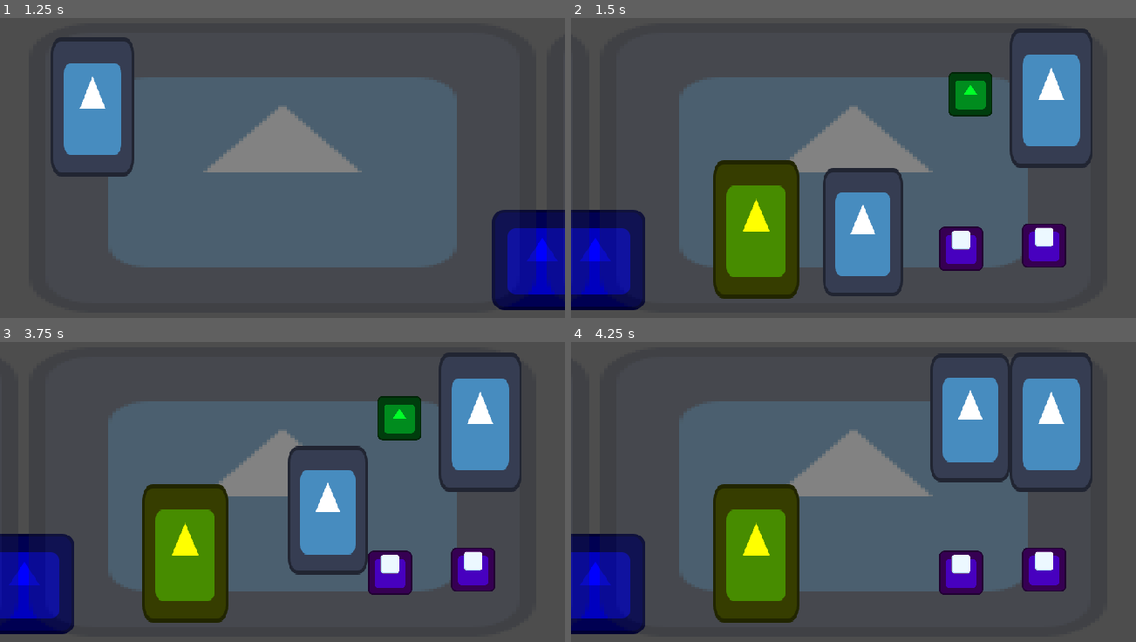
Above: before the commit, frames 1-4 (two rows, left to right).
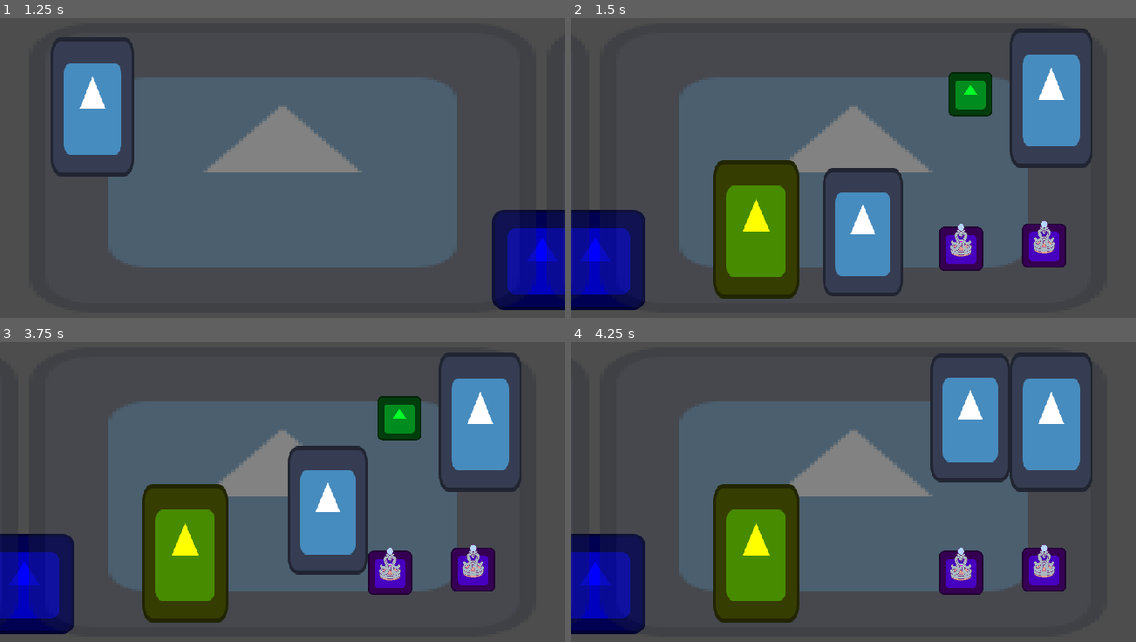
Above: after the commit, the same moments.

Repository: luankaike-code/felpo-jam-2026
Game: Godot game, scene res://scenes/screens/root_game.tscn
The game is run twice, just before and just after one commit, with the same random seed, the same clock (stepped at 60 frames per second) and the same inputs. The engine's default icon, where the game draws it, is replaced by a stand-in: a white triangle on a blue panel in a dark square.
Inputs (mouse positions are in pixels of both pictures, inside the frame that each line leads up to):
- Up to frame 1 (1.25 s): click (84, 156) at 0.52 s
- Up to frame 2 (1.5 s): tap Enter (ui_accept) at 1.25 s; move the mouse to (977, 141) at 1.27 s; hold Right (ui_right) from 1.28 s (still down); click (977, 141) at 1.42 s
- Up to frame 3 (3.75 s): tap Enter (ui_accept) at 1.52, 2.75, 3.5 s; release Right (ui_right) at 2 s; drag from (169, 519) to (542, 585) at 2.02 s; move the mouse to (339, 369) at 2.77 s; hold Right (ui_right) 2.78-3.5 s; drag from (293, 555) to (401, 417) at 3.52 s
- Up to frame 4 (4.25 s): no input

Frame 1 is identical in both runs. In frame 2, 0.6% of the frame differs, in the area x 67-86%, y 67-80%; in frame 3, 0.6%; in frame 4, 0.6%.

Commit message:
Update stamp

Diff:
--- a/felpojam-2026-game-code/scenes/HUD/config_field.tscn
+++ b/felpojam-2026-game-code/scenes/HUD/config_field.tscn
@@ -1,6 +1,7 @@
 [gd_scene format=3 uid="uid://8duy5yc6rwku"]
 
 [ext_resource type="Script" uid="uid://dewqg3lvg5y7s" path="res://scripts/HUD/config_field.gd" id="1_c6nmi"]
+[ext_resource type="LabelSettings" uid="uid://ckpsmscigpqim" path="res://styles/label.tres" id="2_ja441"]
 
 [sub_resource type="StyleBoxLine" id="StyleBoxLine_c6nmi"]
 content_margin_left = 0.0
@@ -24,7 +25,7 @@
 [node name="Label" type="Label" parent="." unique_id=806196624]
 custom_minimum_size = Vector2(200, 0)
 layout_mode = 2
-text = "Nome do Campo"
+label_settings = ExtResource("2_ja441")
 
 [node name="OptionButton2" type="VSeparator" parent="." unique_id=732974346]
 layout_mode = 2
--- a/felpojam-2026-game-code/scenes/HUD/sections/config/section_control_config.tscn
+++ b/felpojam-2026-game-code/scenes/HUD/sections/config/section_control_config.tscn
@@ -12,7 +12,7 @@
 
 [node name="HBoxContainer" parent="MarginContainer/VBoxContainer" parent_id_path=PackedInt32Array(1628588) index="1" unique_id=502982208 instance=ExtResource("2_tbxjl")]
 layout_mode = 2
-label_text = "Modo de arraste"
+label_text = "Modo de arrastes"
 
 [node name="OptionButton" type="OptionButton" parent="MarginContainer/VBoxContainer/HBoxContainer" index="2" unique_id=323097605]
 custom_minimum_size = Vector2(200, 0)
--- a/felpojam-2026-game-code/scenes/HUD/sections/config/section_sound_config.tscn
+++ b/felpojam-2026-game-code/scenes/HUD/sections/config/section_sound_config.tscn
@@ -10,26 +10,18 @@
 [node name="Label" parent="." index="0" unique_id=130990419]
 text = "Sons"
 
-[node name="Label" type="Label" parent="MarginContainer/VBoxContainer" parent_id_path=PackedInt32Array(1628588) index="1" unique_id=1153364865]
-layout_mode = 2
-text = "Volumes"
-
-[node name="MarginContainer" type="MarginContainer" parent="MarginContainer/VBoxContainer" parent_id_path=PackedInt32Array(1628588) index="2" unique_id=736083072]
-layout_mode = 2
-theme_override_constants/margin_left = 40
-
-[node name="VBoxContainer" type="VBoxContainer" parent="MarginContainer/VBoxContainer/MarginContainer" index="0" unique_id=422665061]
+[node name="VBoxContainer" type="VBoxContainer" parent="MarginContainer/VBoxContainer" parent_id_path=PackedInt32Array(1628588) index="1" unique_id=422665061]
 layout_mode = 2
 
-[node name="HBoxContainer" parent="MarginContainer/VBoxContainer/MarginContainer/VBoxContainer" index="0" unique_id=502982208 instance=ExtResource("2_qtf1h")]
+[node name="HBoxContainer" parent="MarginContainer/VBoxContainer/VBoxContainer" index="0" unique_id=502982208 instance=ExtResource("2_qtf1h")]
 layout_mode = 2
 label_text = "Ambiente"
 
-[node name="Control" type="Control" parent="MarginContainer/VBoxContainer/MarginContainer/VBoxContainer/HBoxContainer" index="2" unique_id=1063266665]
+[node name="Control" type="Control" parent="MarginContainer/VBoxContainer/VBoxContainer/HBoxContainer" index="2" unique_id=1063266665]
 custom_minimum_size = Vector2(240, 0)
 layout_mode = 2
 
-[node name="Ambient" type="HSlider" parent="MarginContainer/VBoxContainer/MarginContainer/VBoxContainer/HBoxContainer/Control" index="0" unique_id=1980387941]
+[node name="Ambient" type="HSlider" parent="MarginContainer/VBoxContainer/VBoxContainer/HBoxContainer/Control" index="0" unique_id=1980387941]
 layout_mode = 1
 anchors_preset = 15
 anchor_right = 1.0
@@ -41,15 +33,15 @@
 max_value = 2.0
 step = 0.1
 
-[node name="HBoxContainer2" parent="MarginContainer/VBoxContainer/MarginContainer/VBoxContainer" index="1" unique_id=433170829 instance=ExtResource("2_qtf1h")]
+[node name="HBoxContainer2" parent="MarginContainer/VBoxContainer/VBoxContainer" index="1" unique_id=433170829 instance=ExtResource("2_qtf1h")]
 layout_mode = 2
 label_text = "Efeitos Sonoros"
 
-[node name="Control" type="Control" parent="MarginContainer/VBoxContainer/MarginContainer/VBoxContainer/HBoxContainer2" index="2" unique_id=118498276]
+[node name="Control" type="Control" parent="MarginContainer/VBoxContainer/VBoxContainer/HBoxContainer2" index="2" unique_id=118498276]
 custom_minimum_size = Vector2(240, 0)
 layout_mode = 2
 
-[node name="SoundEffects" type="HSlider" parent="MarginContainer/VBoxContainer/MarginContainer/VBoxContainer/HBoxContainer2/Control" index="0" unique_id=1641037177]
+[node name="SoundEffects" type="HSlider" parent="MarginContainer/VBoxContainer/VBoxContainer/HBoxContainer2/Control" index="0" unique_id=1641037177]
 layout_mode = 1
 anchors_preset = 15
 anchor_right = 1.0
@@ -61,15 +53,15 @@
 max_value = 2.0
 step = 0.1
 
-[node name="HBoxContainer3" parent="MarginContainer/VBoxContainer/MarginContainer/VBoxContainer" index="2" unique_id=823173631 instance=ExtResource("2_qtf1h")]
+[node name="HBoxContainer3" parent="MarginContainer/VBoxContainer/VBoxContainer" index="2" unique_id=823173631 instance=ExtResource("2_qtf1h")]
 layout_mode = 2
 label_text = "Musica"
 
-[node name="Control" type="Control" parent="MarginContainer/VBoxContainer/MarginContainer/VBoxContainer/HBoxContainer3" index="2" unique_id=1790496881]
+[node name="Control" type="Control" parent="MarginContainer/VBoxContainer/VBoxContainer/HBoxContainer3" index="2" unique_id=1790496881]
 custom_minimum_size = Vector2(240, 0)
 layout_mode = 2
 
-[node name="Music" type="HSlider" parent="MarginContainer/VBoxContainer/MarginContainer/VBoxContainer/HBoxContainer3/Control" index="0" unique_id=1107222763]
+[node name="Music" type="HSlider" parent="MarginContainer/VBoxContainer/VBoxContainer/HBoxContainer3/Control" index="0" unique_id=1107222763]
 layout_mode = 1
 anchors_preset = 15
 anchor_right = 1.0
--- a/felpojam-2026-game-code/scenes/HUD/sections/section.tscn
+++ b/felpojam-2026-game-code/scenes/HUD/sections/section.tscn
@@ -1,6 +1,7 @@
 [gd_scene format=3 uid="uid://br4140hu022dp"]
 
 [ext_resource type="FontFile" uid="uid://bi7lywa6va6oq" path="res://assets/pixeleum-48.ttf" id="1_f7r6j"]
+[ext_resource type="LabelSettings" uid="uid://ckpsmscigpqim" path="res://styles/label.tres" id="2_yl2c7"]
 
 [sub_resource type="StyleBoxLine" id="StyleBoxLine_fwpnj"]
 content_margin_left = 4.0
@@ -22,6 +23,7 @@
 theme_override_fonts/font = ExtResource("1_f7r6j")
 theme_override_font_sizes/font_size = 24
 text = "Title"
+label_settings = ExtResource("2_yl2c7")
 
 [node name="HSeparator" type="HSeparator" parent="." unique_id=431356415]
 custom_minimum_size = Vector2(300, 0)
--- a/felpojam-2026-game-code/scenes/entitys/stamp.tscn
+++ b/felpojam-2026-game-code/scenes/entitys/stamp.tscn
@@ -1,7 +1,6 @@
 [gd_scene format=3 uid="uid://ftl38bpii8ag"]
 
 [ext_resource type="Script" uid="uid://wecskt8a2l36" path="res://scripts/entitys/stamp.gd" id="1_f45sb"]
-[ext_resource type="Texture2D" uid="uid://dgoled4de2qeq" path="res://assets/images/button.png" id="2_0v15b"]
 [ext_resource type="Script" uid="uid://c8bo8naw8qjrt" path="res://scripts/state_machine/state_machine.gd" id="3_6f7w4"]
 [ext_resource type="Script" uid="uid://b03mc2du2h6cu" path="res://scripts/state_machine/state.gd" id="4_0v15b"]
 [ext_resource type="Script" uid="uid://rfn8t4olhbwe" path="res://scripts/states/stamp/dropping.gd" id="5_0v15b"]
@@ -17,7 +16,6 @@
 [node name="Sprite" type="Sprite2D" parent="." unique_id=251825953]
 position = Vector2(0, -11)
 scale = Vector2(0.5, 0.5)
-texture = ExtResource("2_0v15b")
 
 [node name="CollisionShape2D" type="CollisionShape2D" parent="." unique_id=1632221205]
 shape = SubResource("CircleShape2D_t5bq3")
--- a/felpojam-2026-game-code/scenes/screens/configurations.tscn
+++ b/felpojam-2026-game-code/scenes/screens/configurations.tscn
@@ -27,10 +27,10 @@
 anchor_bottom = 1.0
 grow_horizontal = 2
 grow_vertical = 2
-theme_override_constants/margin_left = 64
-theme_override_constants/margin_top = 64
-theme_override_constants/margin_right = 64
-theme_override_constants/margin_bottom = 64
+theme_override_constants/margin_left = 55
+theme_override_constants/margin_top = 60
+theme_override_constants/margin_right = 55
+theme_override_constants/margin_bottom = 60
 
 [node name="PanelContainer" type="PanelContainer" parent="Control/MarginContainer" unique_id=503990890]
 layout_mode = 2
--- a/felpojam-2026-game-code/scripts/HUD/sections/config/section_sound_config.gd
+++ b/felpojam-2026-game-code/scripts/HUD/sections/config/section_sound_config.gd
@@ -1,8 +1,8 @@
 extends VBoxContainer
 
-@onready var ambient_volume: HSlider = $MarginContainer/VBoxContainer/MarginContainer/VBoxContainer/HBoxContainer/Control/Ambient
-@onready var sound_effects_volume: HSlider = $MarginContainer/VBoxContainer/MarginContainer/VBoxContainer/HBoxContainer2/Control/SoundEffects
-@onready var music_volume: HSlider = $MarginContainer/VBoxContainer/MarginContainer/VBoxContainer/HBoxContainer3/Control/Music
+@onready var ambient_volume := $MarginContainer/VBoxContainer/VBoxContainer/HBoxContainer/Control/Ambient as HSlider
+@onready var sound_effects_volume := $MarginContainer/VBoxContainer/VBoxContainer/HBoxContainer2/Control/SoundEffects as HSlider
+@onready var music_volume := $MarginContainer/VBoxContainer/VBoxContainer/HBoxContainer3/Control/Music as HSlider
 
 var relation_slider_sound_type: Dictionary[SoundData.types, HSlider] = {
 	SoundData.types.ambient: ambient_volume,
--- /dev/null
+++ b/felpojam-2026-game-code/scripts/data/stamp_data.gd
@@ -0,0 +1,6 @@
+class_name StampData extends Resource
+
+static var textures: Dictionary[RunesData.names, CompressedTexture2D] = {
+	RunesData.names.water: load("res://assets/images/stamp.png"),
+	RunesData.names.fire: load("res://assets/images/stamp.png"),
+}
--- a/felpojam-2026-game-code/scripts/entitys/stamp.gd
+++ b/felpojam-2026-game-code/scripts/entitys/stamp.gd
@@ -7,6 +7,8 @@
 
 var current_paper: Paper
 
+var rune_name: RunesData.names
+
 var has_ink := false :
 	set(new):
 		has_ink = new
@@ -14,8 +16,13 @@
 
 func _ready() -> void:
 	super()
+
+	rune_name = packed_rune.instantiate().rune_name
+	sprite.texture = StampData.textures[rune_name]
+
 	area_entered.connect(on_area_entered)
 	area_exited.connect(on_area_exited)
+
 
 func _start_drag() -> void:
 	state_machine.change_state("Dragging")
--- /dev/null
+++ b/felpojam-2026-game-code/styles/label.tres
@@ -0,0 +1,6 @@
+[gd_resource type="LabelSettings" format=3 uid="uid://ckpsmscigpqim"]
+
+[ext_resource type="FontFile" uid="uid://bi7lywa6va6oq" path="res://assets/pixeleum-48.ttf" id="1_4yvjy"]
+
+[resource]
+font = ExtResource("1_4yvjy")
Binary file added: felpojam-2026-game-code/assets/images/stamp.png
Not shown, added: felpojam-2026-game-code/assets/images/stamp.png.import
Not shown, added: felpojam-2026-game-code/scripts/data/stamp_data.gd.uid
